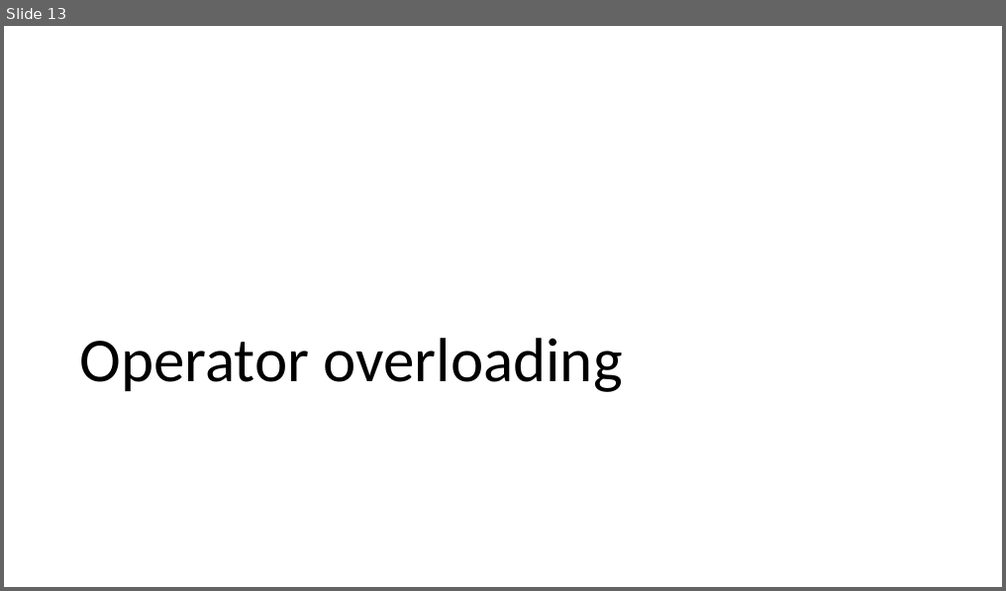
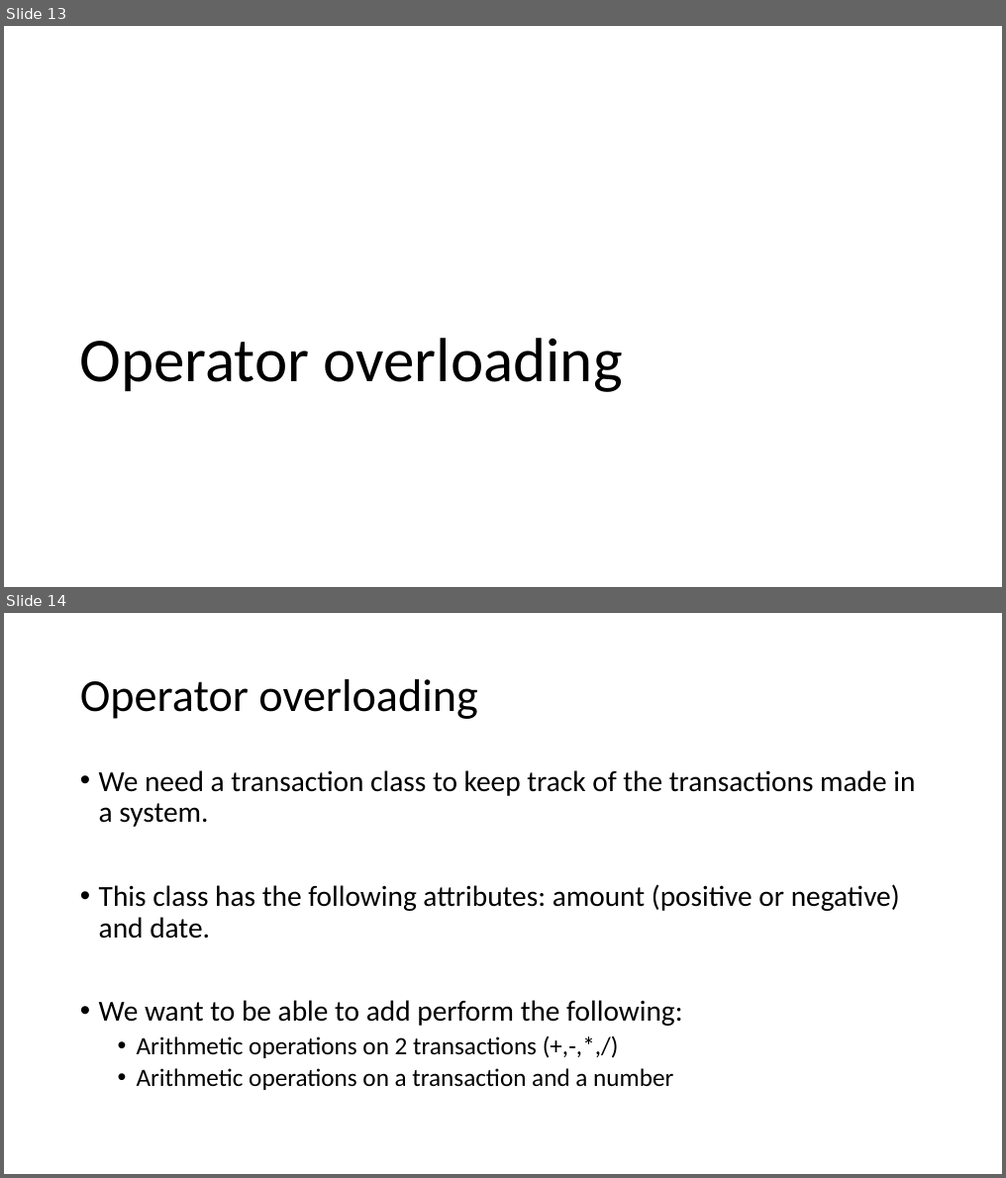
Before and after one commit to Nguh-Prince/Introduction-to-Flask-and-Django, a slide deck: slides/Practical Exercise 2 - construction and destruction techniques, operator overloading.pptx. Shown one above the other, each under a label of ours: slide 13 before the commit, slides 13 and 14 after it. The pictures are 1006x591 and 1006x1178 pixels, drawn with LibreOffice and Linux fonts; fonts in the diff are those of the drawing. Boxes give left, top, right and bottom in pixels: in the first picture for what was removed or moved away, otherwise in the second. Text is boxed around its words. In the diff, an @@ line names an element or a change of style, - is before the commit and + after.

```diff
--- a/slides/Practical Exercise 2 - construction and destruction techniques, operator overloading.pptx
+++ b/slides/Practical Exercise 2 - construction and destruction techniques, operator overloading.pptx
@@ slide 14 added at <box>4,613,1002,1174</box>, background #FFFFFF @@
@@ title added at <box>80,679,477,719</box>, 44 pt, text #000000 @@
+Operator overloading
@@ text added at <box>99,770,915,1090</box>, 28 pt, text #000000 @@
+• We need a transaction class to keep track of the transactions made in a system.
+• This class has the following attributes: amount (positive or negative) and date.
+• We want to be able to add perform the following:
+  • Arithmetic operations on 2 transactions (+,-,*,/)
+  • Arithmetic operations on a transaction and a number
```
Also in this commit, not shown: 2 other slides added, 1 other file.
